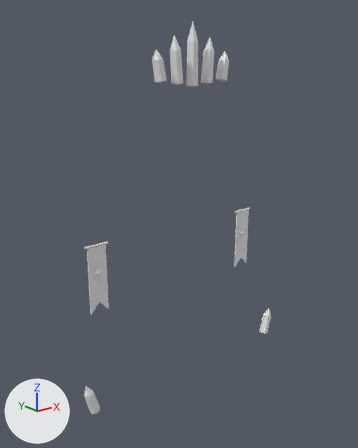
The FBX model roblox/art/extras/gate_decor/crystal_queen.fbx: old version first, new version second.
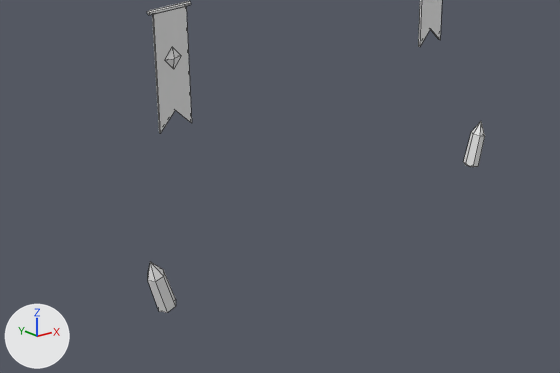
There are two pictures of each version: one whole from a camera (50 mm lens) standing at (-63.9, -75.8, 66.1) and looking at (-1.9, 1.7, 35.1), one close up on the part from 1% to 87% of the width and 54% to 100% of the height. Every picture has the same lights, and +X, +Y and +Z are marked at lower left. The older version's two pictures come first. The close-ups show mesh edges as thin lines. Where no turn or scale is listed for an object, it has been applied to the vertices.

The first close-up shows 'GateBanner', 'GateCrystal'.
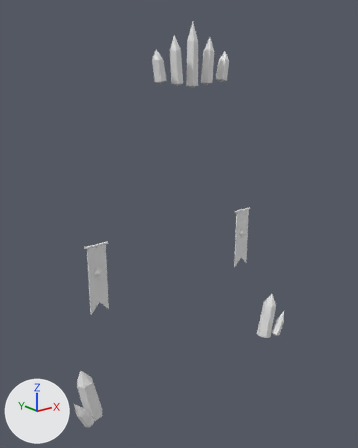
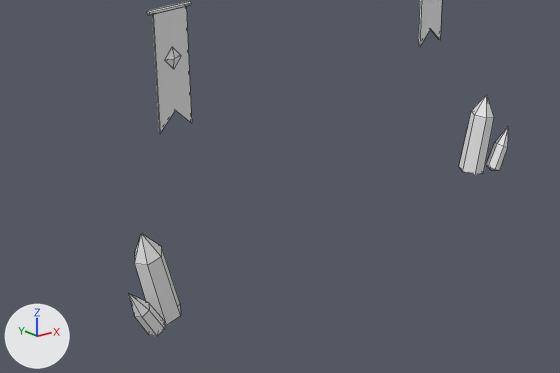
Changed parts and their boxes [x1, y1, x2, y2] in the close-ups (560 x 373 px; the box of a moved part takes in the faces that stretch with it):
'GateCrystal', reshaped: before [148, 121, 485, 313]; after [129, 94, 509, 336]
part 1 of me_gatecrystal, added: after [129, 294, 165, 336]
part 2 of me_gatecrystal, added: after [459, 94, 494, 175]
part 3 of me_gatecrystal, added: after [486, 125, 509, 171]
part 4 of me_gatecrystal, deleted: before [463, 121, 485, 167]
part 5 of me_gatecrystal, moved or reshaped: before [148, 262, 176, 313]; after [135, 233, 181, 325]

The edits, one by one:
me_gatecrystal is used by ob_gatecrystal; location (0.0, 0.0, 0.0).
Verts and faces of me_gatecrystal; kept vertices keep their numbers, new ones are numbered from 98.
Before the commit, vertices of me_gatecrystal: 70 (-23.6, 0.0, 1.3) at pixel (175, 299), 71 (-24.2, -1.0, 1.1) at pixel (175, 306), 72 (-25.2, -1.0, 0.9) at pixel (167, 312), 73 (-25.8, 0.0, 0.7) at pixel (158, 311), 74 (-25.2, 1.0, 0.9).
Before the commit, vertices of me_gatecrystal: 75 (-24.2, 1.0, 1.1), 76 (-24.9, 0.0, 5.7) at pixel (163, 269), 77 (-25.4, -0.9, 5.6) at pixel (163, 276), 78 (-26.4, -0.9, 5.3) at pixel (155, 281), 79 (-26.9, 0.0, 5.2) at pixel (147, 280).
Before the commit, vertices of me_gatecrystal: 80 (-26.4, 0.9, 5.3) at pixel (147, 273), 81 (-25.4, 0.9, 5.6), 82 (-24.6, 0.0, 0.6), 83 (-26.4, 0.0, 7.4) at pixel (150, 261).
me_gatecrystal had 98 vertices, 126 faces and spanned x -26.9..26.9, y -1.0..1.0, z 0.6..74.6.
me_gatecrystal now has 126 vertices, 162 faces and spans x -30.1..30.1, y -2.9..1.6, z -0.5..74.6.
me_gatecrystal part 1: a new loose piece of 14 vertices spanning x -30.1..-26.2, y -2.9..-1.1, z 0.0..6.3, in mat_gate_decor_crystal_queen_gatecrystal (white #e7e7e7).
me_gatecrystal part 2: a new loose piece of 14 vertices spanning x 23.1..28.2, y -1.6..1.6, z -0.5..11.3, in mat_gate_decor_crystal_queen_gatecrystal (white #e7e7e7).
me_gatecrystal part 3: a new loose piece of 14 vertices spanning x 26.2..30.1, y -2.9..-1.1, z 0.0..6.3, in mat_gate_decor_crystal_queen_gatecrystal (white #e7e7e7).
me_gatecrystal part 4: the loose piece of 14 vertices spanning x 23.6..26.9, y -1.0..1.0, z 0.6..7.4 is deleted.
Part 5, on me_gatecrystal:
Vertex 70 moves to (-23.1, 0.0, 0.4), pixel (180, 303).
Vertex 71 moves to (-24.0, -1.6, 0.2), pixel (180, 315).
Vertex 72 moves to (-25.7, -1.6, -0.2), pixel (166, 325).
Vertex 73 moves to (-26.6, 0.0, -0.4).
Vertex 74 moves to (-25.7, 1.6, -0.2).
Vertex 75 moves to (-24.0, 1.6, 0.2).
Vertex 76 moves to (-25.0, 0.0, 8.7), pixel (161, 246).
Vertex 77 moves to (-25.8, -1.4, 8.5), pixel (161, 256).
Vertex 78 moves to (-27.4, -1.4, 8.2), pixel (147, 265).
Vertex 79 moves to (-28.2, 0.0, 8.0), pixel (134, 263).
Vertex 80 moves to (-27.4, 1.4, 8.2), pixel (134, 252).
Vertex 81 moves to (-25.8, 1.4, 8.5).
Vertex 82 moves to (-24.8, 0.0, -0.5).
Vertex 83 moves to (-27.2, 0.0, 11.3), pixel (141, 233).
